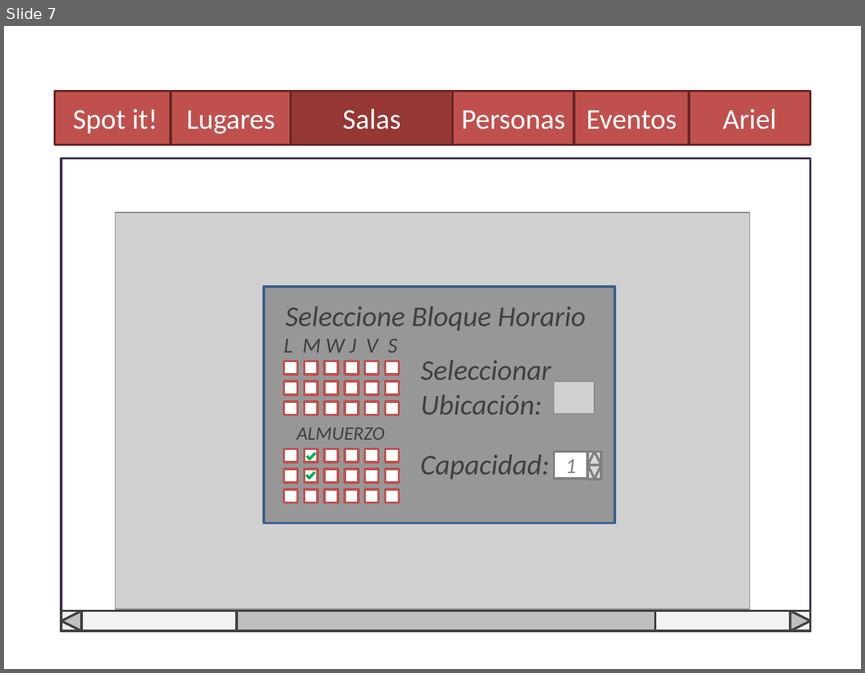
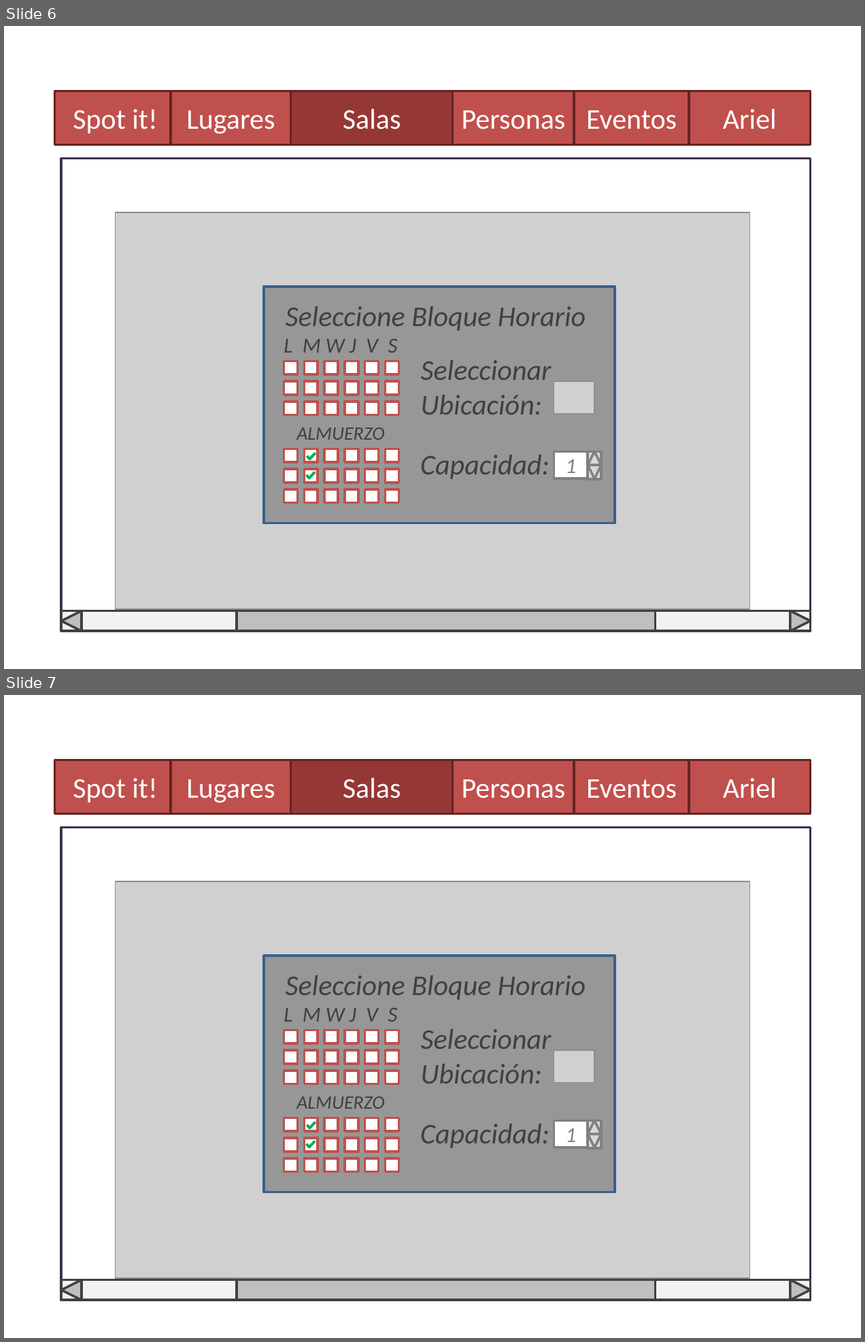
Before and after one commit to Ariel-Perez/Spot-It, a slide deck: Diseño/Spot it - Boceto de Interfaz.pptx. Shown one above the other, each under a label of ours: slide 7 before the commit, slides 6 and 7 after it. The pictures are 865x673 and 865x1342 pixels, drawn with LibreOffice and Linux fonts; fonts in the diff are those of the drawing; grey boxes stand for pictures. Boxes give left, top, right and bottom in pixels: in the first picture for what was removed or moved away, otherwise in the second. Text is boxed around its words. In the diff, an @@ line names an element or a change of style, - is before the commit and + after.

```diff
--- a/Diseño/Spot it - Boceto de Interfaz.pptx
+++ b/Diseño/Spot it - Boceto de Interfaz.pptx
@@ slide 7 added at (x1=4, y1=695, x2=861, y2=1338), background #FFFFFF @@
@@ rectangle added at (x1=54, y1=760, x2=176, y2=814), fill #C0504D, outline #632523 2 pt, 24 pt, text #FFFFFF @@
+Spot it!
@@ rectangle added at (x1=61, y1=760, x2=810, y2=813), fill #FFFFFF, outline #4F81BD 2 pt @@
@@ rectangle added at (x1=171, y1=760, x2=291, y2=814), fill #C0504D, outline #632523 2 pt, 24 pt, text #FFFFFF @@
+Lugares
@@ rectangle added at (x1=291, y1=760, x2=453, y2=814), fill #953735, outline #632523 2 pt, 24 pt, text #FFFFFF @@
+Salas
@@ rectangle added at (x1=453, y1=760, x2=575, y2=814), fill #C0504D, outline #632523 2 pt, 24 pt, text #FFFFFF @@
+Personas
@@ rectangle added at (x1=574, y1=760, x2=689, y2=814), fill #C0504D, outline #632523 2 pt, 24 pt, text #FFFFFF @@
+Eventos
@@ rectangle added at (x1=689, y1=760, x2=810, y2=814), fill #C0504D, outline #632523 2 pt, 24 pt, text #FFFFFF @@
+Ariel
@@ rectangle added at (x1=61, y1=828, x2=810, y2=1300), fill #FFFFFF, outline #403152 2 pt, 44 pt, text #000000 @@
+MAPA
@@ picture added at (x1=116, y1=882, x2=749, y2=1278) @@
@@ group added at (x1=264, y1=955, x2=614, y2=1192): 40 rectangles, 5 texts, 4 lines, 2 triangles, 1 picture @@
+Seleccione Bloque Horario
+Capacidad:
+1
+Seleccionar Ubicación:
+ALMUERZO
+L M W J V S
@@ rectangle added at (x1=61, y1=1279, x2=810, y2=1300), fill #F2F2F2, outline #404040 2 pt @@
@@ rectangle added at (x1=61, y1=1279, x2=82, y2=1300), fill #F2F2F2, outline #404040 2 pt @@
@@ triangle added at (x1=61, y1=1279, x2=82, y2=1300), fill #BFBFBF, outline #404040 2 pt @@
@@ rectangle added at (x1=237, y1=1279, x2=655, y2=1300), fill #BFBFBF, outline #404040 2 pt @@
@@ rectangle added at (x1=789, y1=1279, x2=810, y2=1300), fill #F2F2F2, outline #404040 2 pt @@
@@ triangle added at (x1=789, y1=1279, x2=810, y2=1300), fill #BFBFBF, outline #404040 2 pt @@
@@ what was slide 7 is now slide 6 @@
```
Also in this commit, not shown: 4 slides changed, 1 other file.
